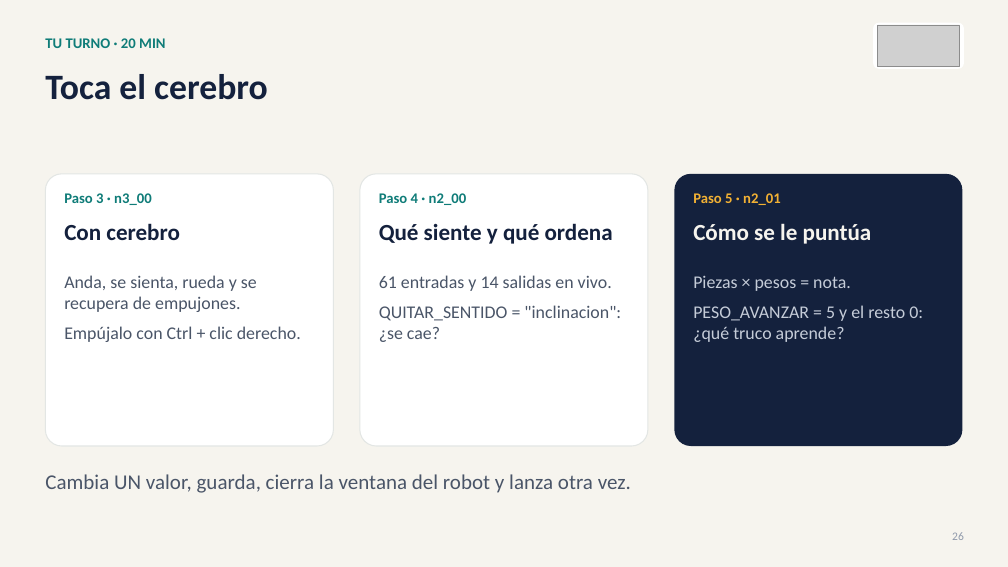
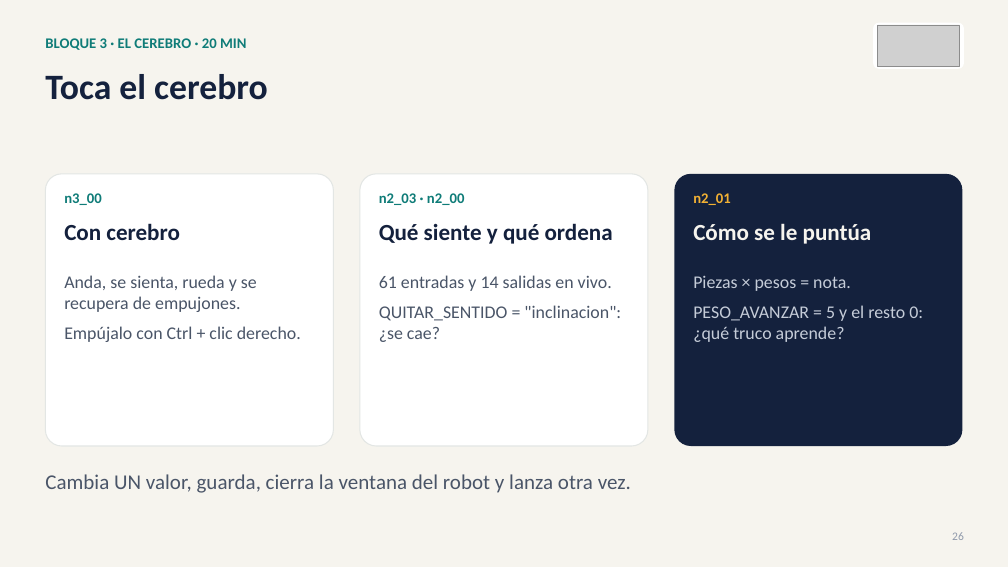
Before and after one commit to david2526IA/taller_microduck_windows, a slide deck: slide 26 of workshop-ia-fisica/presentaciones/Presentacion_03_taller_completo.pptx. Drawn at 1008x567 pixels with LibreOffice and Linux fonts; fonts in the diff are those of the drawing; grey boxes stand for pictures. Boxes give left, top, right and bottom in pixels: in the first picture for what was removed or moved away, otherwise in the second. Text is boxed around its words. In the diff, an @@ line names an element or a change of style, - is before the commit and + after.

```diff
--- a/workshop-ia-fisica/presentaciones/Presentacion_03_taller_completo.pptx
+++ b/workshop-ia-fisica/presentaciones/Presentacion_03_taller_completo.pptx
@@ text at (x1=45, y1=38, x2=246, y2=50): text changed @@
-TU TURNO · 20 MIN
+BLOQUE 3 · EL CEREBRO · 20 MIN
@@ text at (x1=64, y1=193, x2=102, y2=205): text changed @@
-Paso 3 · n3_00
+n3_00
@@ text at (x1=379, y1=193, x2=465, y2=205): text changed @@
-Paso 4 · n2_00
+n2_03 · n2_00
@@ text at (x1=693, y1=193, x2=731, y2=205): text changed @@
-Paso 5 · n2_01
+n2_01
```
Also in this commit, not shown: 39 other slides changed, 1 slide added, 1 slide removed, 18 other files.
